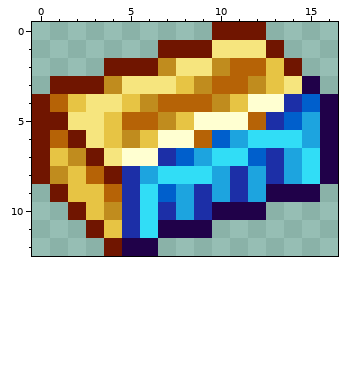
Two versions of one pixel-art sprite, Items/Materials/ShorebrassBar.png. Above: the version before the commit.
The file is 34x26 pixels, drawn in blocks of 2x2; one block is one cell here.
Once edited:
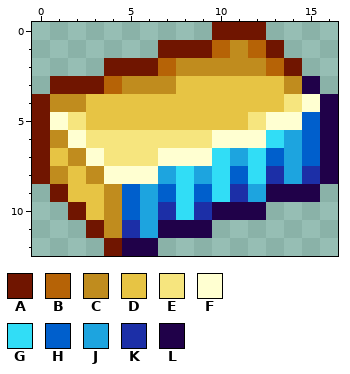
Palette (. is transparent): A #701500  B #b66306  C #c08c1e  D #e7c444  E #f6e57e  F #ffffd1  G #31ddf6  H #005fcc  J #1da4df  K #1c2fa7  L #200149
Edits made:
@@ x 0..16 @@
  0 ..........AAA....
- 1 .......AAAEEEA...
- 2 ....AAACEECBBDA..
- 3 .AAACEEEDCBBCDEL.
- 4 ABDEEDCBBBCDFFKHL
- 5 AAEEDBBCDFFFBKHJL
- 6 ABAEDCDFFBHJGGGJL
- 7 ADCAEFFKHJGGHKJGL
- 8 ACDBAKJGGGJKJKJGL
- 9 .ADDBKGHJKJKJLLL.
-10 ..ADCKGKJKLLL....
-11 ...ADKGLLL.......
+ 1 .......AAABCBA...
+ 2 ....AAABCCCCCBA..
+ 3 .AAABCCCDDDDDDCL.
+ 4 ACCDDDDDDDDDDDEFL
+ 5 AFEDDDDDDDDDEFFHL
+ 6 ACFEEEEEEEFFFGJHL
+ 7 ADCFEEEFFFGJGHJHL
+ 8 ACDCFFFJGJGHGKJKL
+ 9 .ADDCHJHGHGKJLLL.
+10 ..ADCHJKGKLLL....
+11 ...ACKJLLL.......
 12 ....ALL..........
